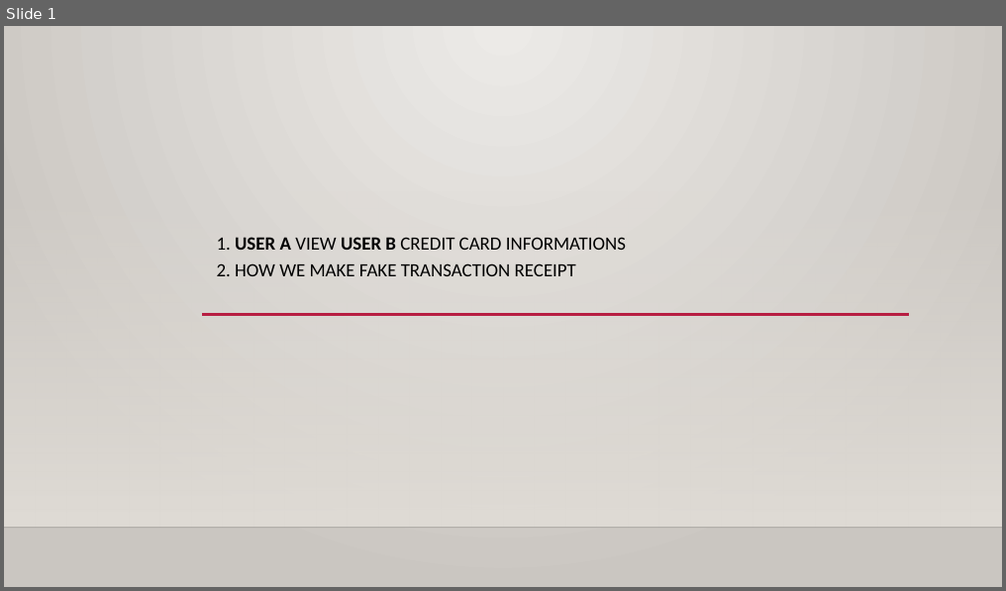
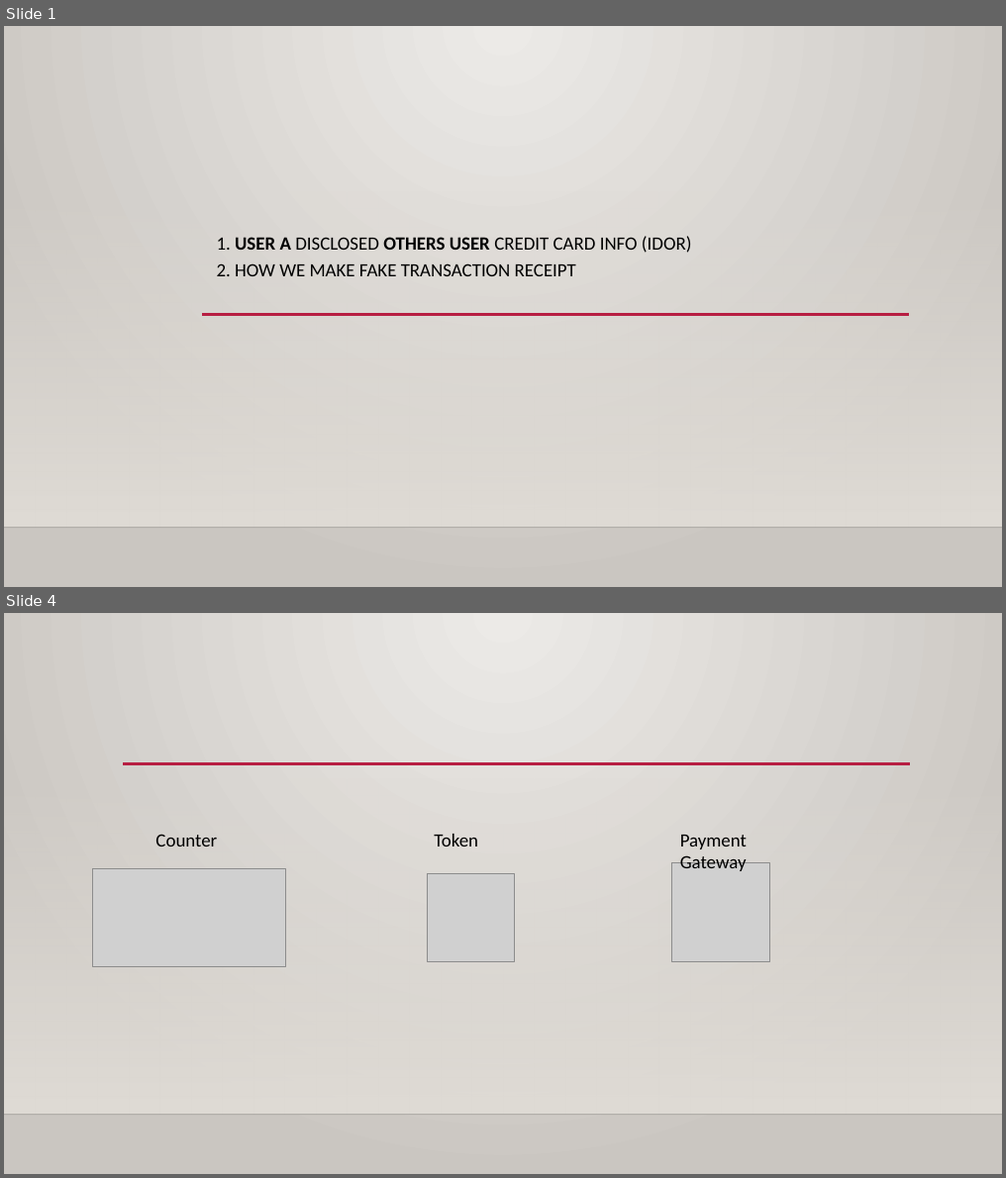
Before and after one commit to Applebois/Presentation-Slides, a slide deck: What Hacker Do In Their Daily Task/Slides.pptx. Shown one above the other, each under a label of ours: slide 1 before the commit, slides 1 and 4 after it; the slides between them are not shown. The pictures are 1006x591 and 1006x1178 pixels, drawn with LibreOffice and Linux fonts; fonts in the diff are those of the drawing; grey boxes stand for pictures; background and template pictures are left out. Boxes give left, top, right and bottom in pixels: in the first picture for what was removed or moved away, otherwise in the second. Text is boxed around its words. In the diff, an @@ line names an element or a change of style, - is before the commit and + after.

```diff
--- a/What Hacker Do In Their Daily Task/Slides.pptx
+++ b/What Hacker Do In Their Daily Task/Slides.pptx
@@ slide 4 added at [4,613,1002,1174], background gradient #ECEAE7 to #CAC7C1; not listed: 2 template elements that a slide beside it also shows @@
@@ line added from (123, 764) to (910, 764), #B71E42 2.5 pt @@
@@ text added at [155,834,217,847], 18 pt, text #000000 @@
+Counter
@@ text added at [434,834,478,847], 18 pt, text #000000 @@
+Token
@@ text added at [680,835,746,871], 18 pt, text #000000 @@
+Payment Gateway
@@ picture added at [92,868,285,967] @@
@@ picture added at [427,873,515,961] @@
@@ picture added at [672,863,770,961] @@
@@ slide 1 changed as well @@
@@ subtitle at [217,236,692,276]: text changed @@
-1. USER A VIEW USER B CREDIT CARD INFORMATIONS
-2. HOW WE MAKE FAKE TRANSACTION RECEIPT
+1. USER A DISCLOSED OTHERS USER CREDIT CARD INFO (IDOR)
+2. HOW WE MAKE FAKE TRANSACTION RECEIPT
```
Also in this commit, not shown: 4 other slides changed, 3 other slides added.
